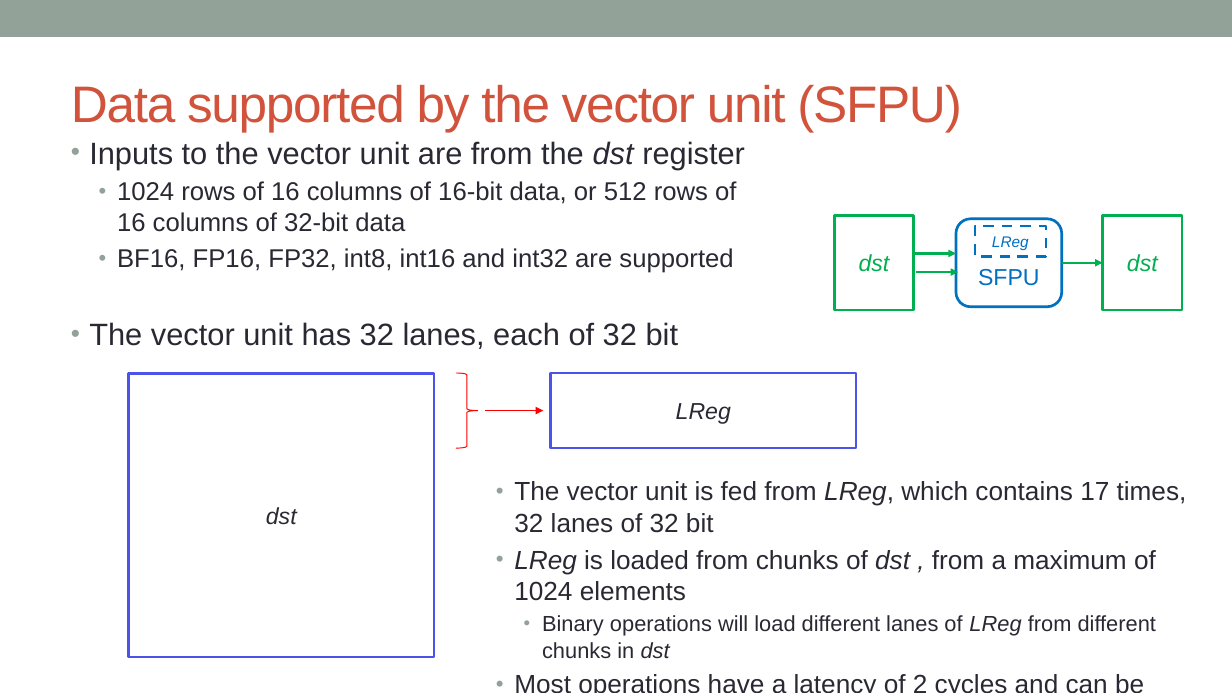
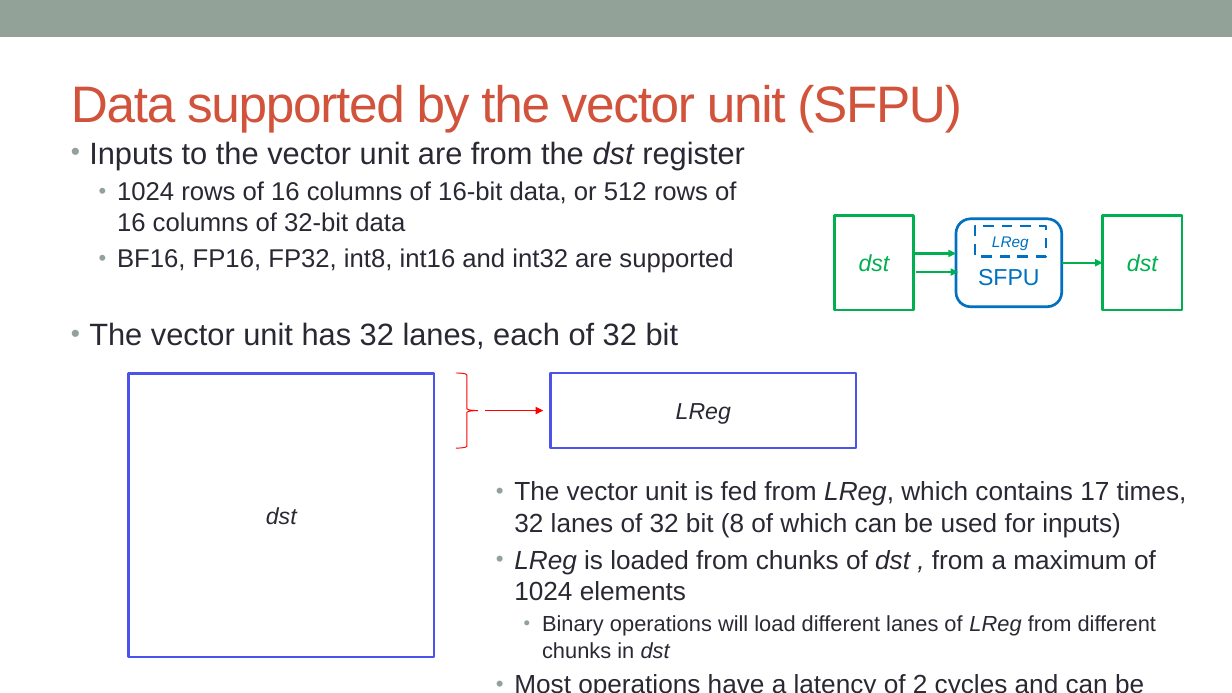
Before and after one commit to owainkenwayucl/tt-tutorial, a slide deck: slide 6 of lectures/src/SDK-compute.pptx. Drawn at 1232x693 pixels with LibreOffice and Linux fonts; fonts in the diff are those of the drawing. Boxes give left, top, right and bottom in pixels: in the first picture for what was removed or moved away, otherwise in the second. Text is boxed around its words. In the diff, an @@ line names an element or a change of style, - is before the commit and + after.

```diff
--- a/lectures/src/SDK-compute.pptx
+++ b/lectures/src/SDK-compute.pptx
@@ text at box(514, 481, 1187, 538): text changed @@
-• The vector unit is fed from LReg, which contains 17 times, 32 lanes of 32 bit
+• The vector unit is fed from LReg, which contains 17 times, 32 lanes of 32 bit (8 of which can be used for inputs)
```
Also in this commit, not shown: 3 other slides changed, 1 other file.
